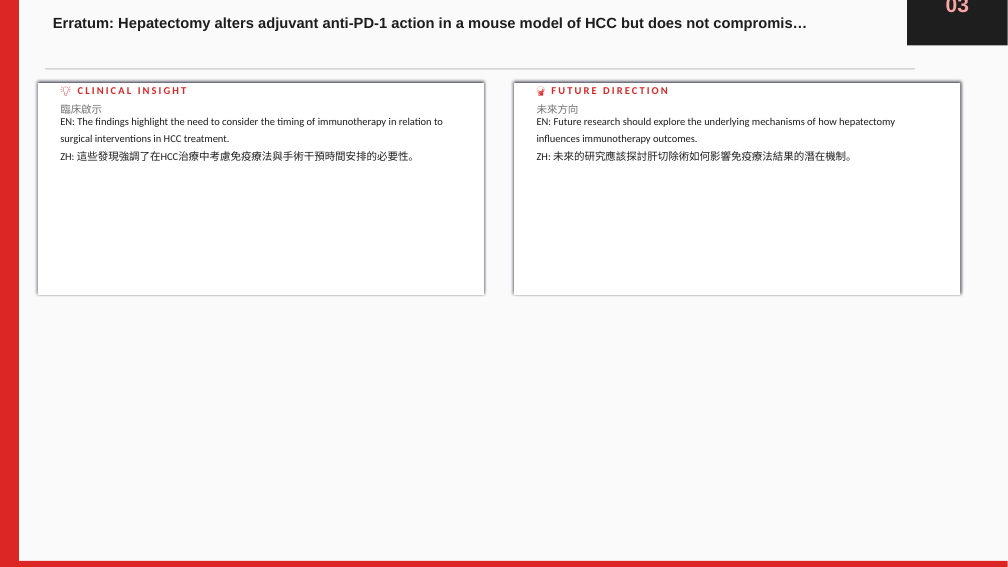
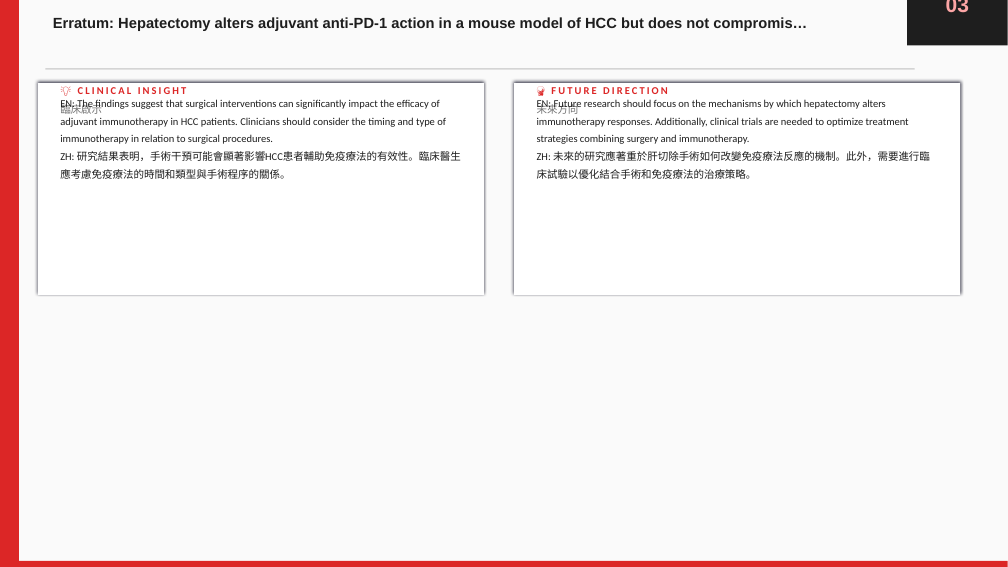
Before and after one commit to jejenhu-maker/hcc-weekly-digest, a slide deck: slide 8 of docs/latest-digest.pptx. Drawn at 1008x567 pixels with LibreOffice and Linux fonts; fonts in the diff are those of the drawing. Boxes give left, top, right and bottom in pixels: in the first picture for what was removed or moved away, otherwise in the second. Text is boxed around its words. In the diff, an @@ line names an element or a change of style, - is before the commit and + after.

```diff
--- a/docs/latest-digest.pptx
+++ b/docs/latest-digest.pptx
@@ text at <box>60,99,461,179</box>: text changed @@
-EN: The findings highlight the need to consider the timing of immunotherapy in relation to surgical interventions in HCC treatment.
-ZH: 這些發現強調了在HCC治療中考慮免疫療法與手術干預時間安排的必要性。
+EN: The findings suggest that surgical interventions can significantly impact the efficacy of adjuvant immunotherapy in HCC patients. Clinicians should consider the timing and type of immunotherapy in relation to surgical procedures.
+ZH: 研究結果表明，手術干預可能會顯著影響HCC患者輔助免疫療法的有效性。臨床醫生應考慮免疫療法的時間和類型與手術程序的關係。
@@ text at <box>537,99,930,179</box>: text changed @@
-EN: Future research should explore the underlying mechanisms of how hepatectomy influences immunotherapy outcomes.
-ZH: 未來的研究應該探討肝切除術如何影響免疫療法結果的潛在機制。
+EN: Future research should focus on the mechanisms by which hepatectomy alters immunotherapy responses. Additionally, clinical trials are needed to optimize treatment strategies combining surgery and immunotherapy.
+ZH: 未來的研究應著重於肝切除手術如何改變免疫療法反應的機制。此外，需要進行臨床試驗以優化結合手術和免疫療法的治療策略。
```
Also in this commit, not shown: 20 other slides changed, 2 other files.
